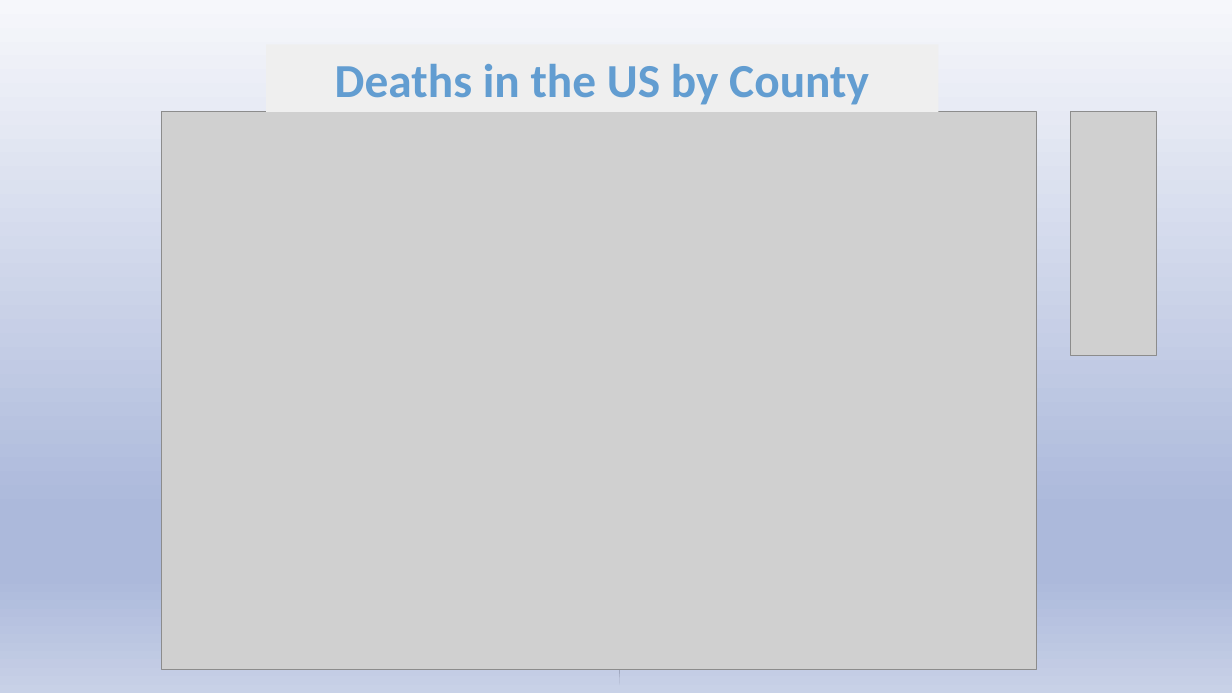
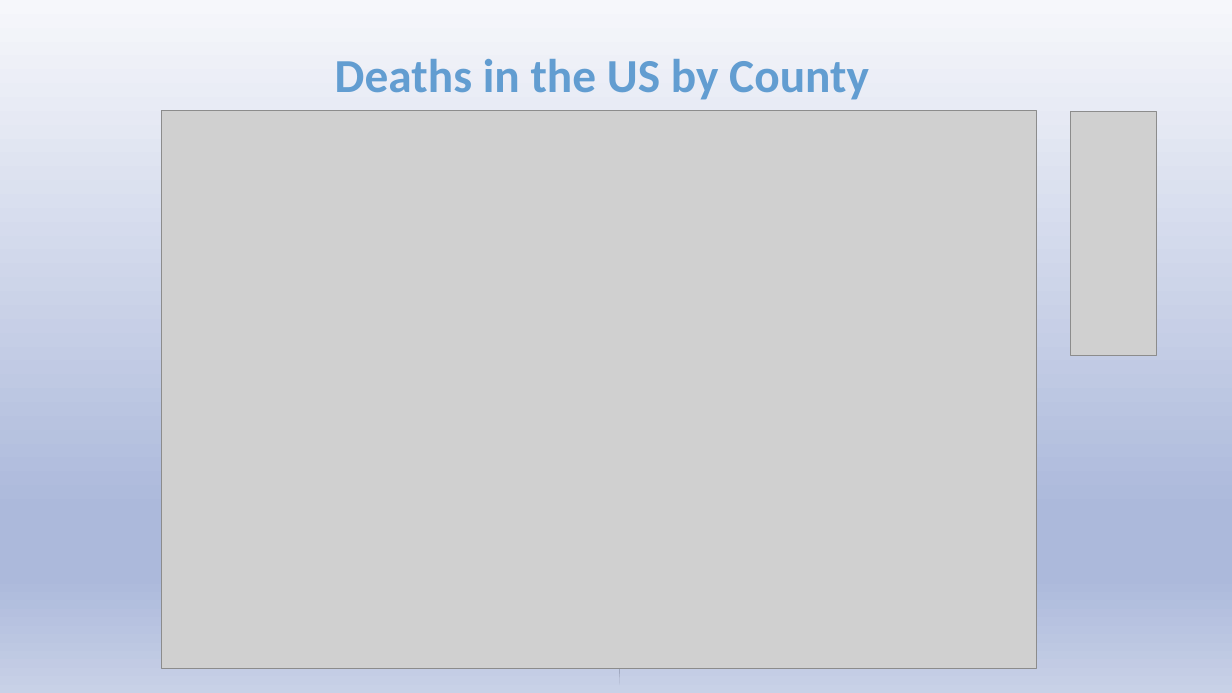
Before and after one commit to asullivan42/COVID_Bubble_Estimator, a slide deck: slide 20 of COVID in the USA.pptx (slide 14 before the commit). Drawn at 1232x693 pixels with LibreOffice and Linux fonts; fonts in the diff are those of the drawing; grey boxes stand for pictures. Boxes give left, top, right and bottom in pixels: in the first picture for what was removed or moved away, otherwise in the second. Text is boxed around its words. In the diff, an @@ line names an element or a change of style, - is before the commit and + after.

```diff
--- a/COVID in the USA.pptx
+++ b/COVID in the USA.pptx
@@ title "Deaths in the US by ...": place and size @@
-title "Deaths in the US by ..." at bbox=[266, 44, 939, 112]
+title "Deaths in the US by ..." at bbox=[335, 59, 869, 100]
@@ title "Deaths in the US by ..." at bbox=[335, 59, 869, 100]: fill #EFEFEF to none @@
```
Also in this commit, not shown: 14 other slides changed, 7 slides added, 4 other files.
